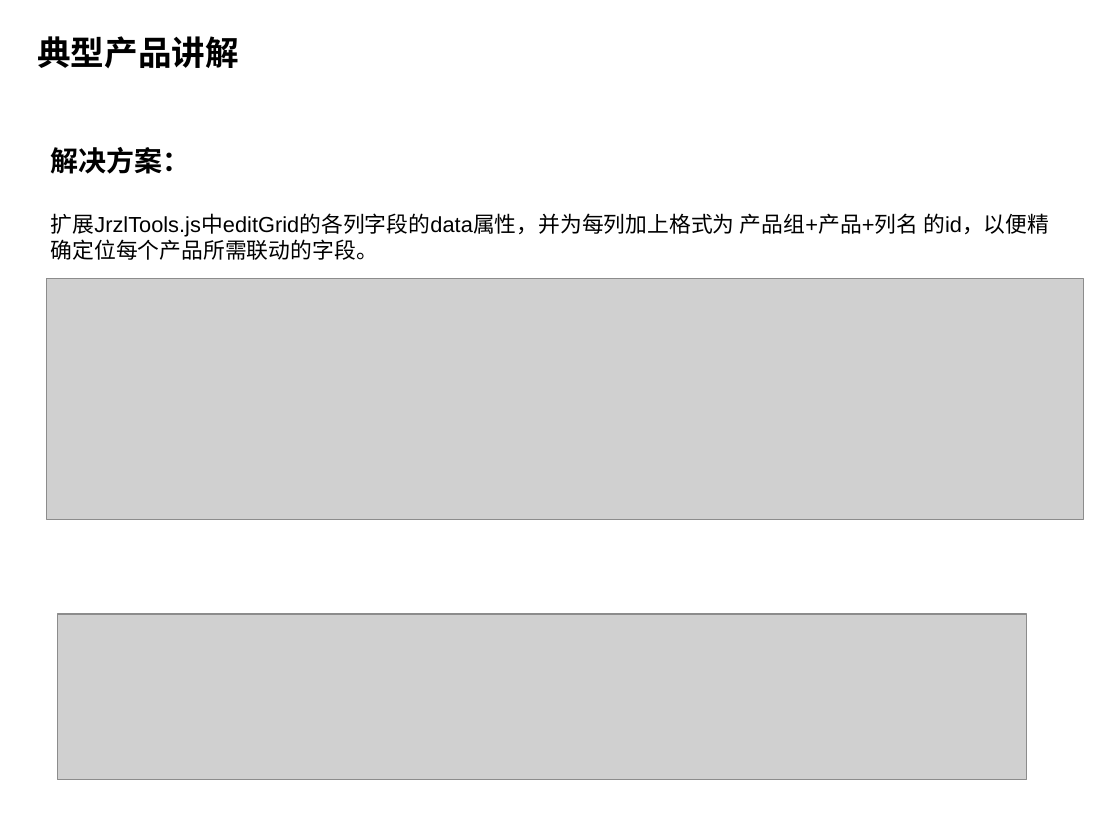
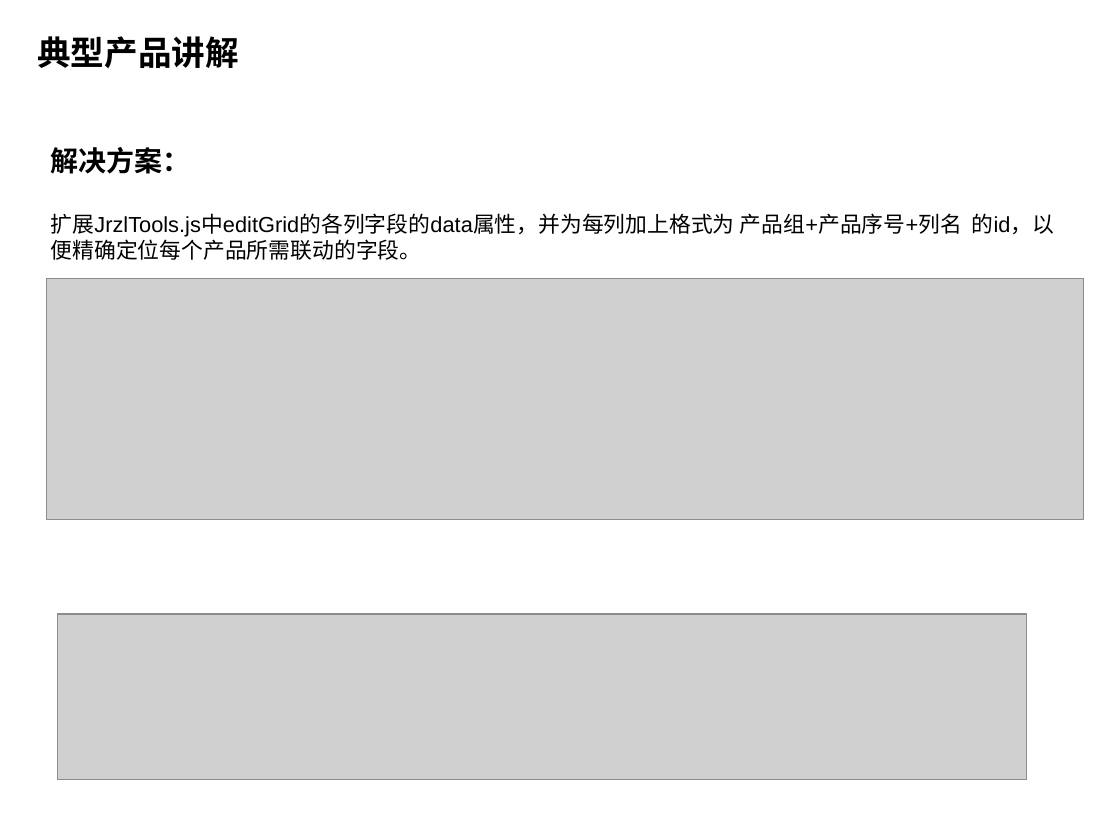
Before and after one commit to donghuizhou/drag-form-new, a slide deck: slide 15 of src/zhou.pptx. Drawn at 1120x840 pixels with LibreOffice and Linux fonts; fonts in the diff are those of the drawing; grey boxes stand for pictures; background and template pictures are left out. Boxes give left, top, right and bottom in pixels: in the first picture for what was removed or moved away, otherwise in the second. Text is boxed around its words. In the diff, an @@ line names an element or a change of style, - is before the commit and + after.

```diff
--- a/src/zhou.pptx
+++ b/src/zhou.pptx
@@ text at bbox=[51, 213, 1055, 260]: text changed @@
-扩展JrzlTools.js中editGrid的各列字段的data属性，并为每列加上格式为 产品组+产品+列名 的id，以便精确定位每个产品所需联动的字段。
+扩展JrzlTools.js中editGrid的各列字段的data属性，并为每列加上格式为 产品组+产品序号+列名 的id，以便精确定位每个产品所需联动的字段。
```
Also in this commit, not shown: 4 other slides changed, 1 slide added, 2 slides removed, 1 other file.
